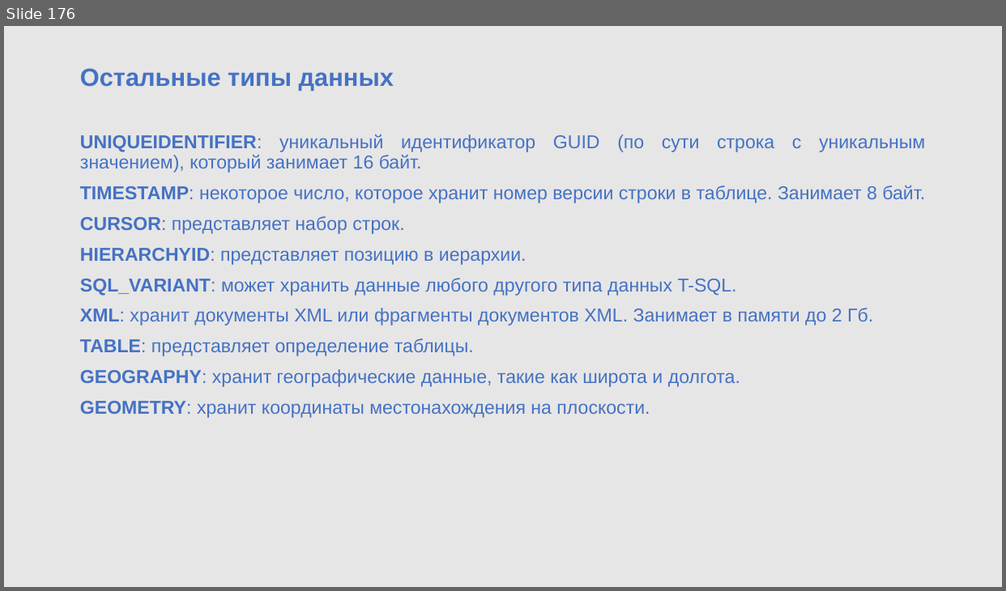
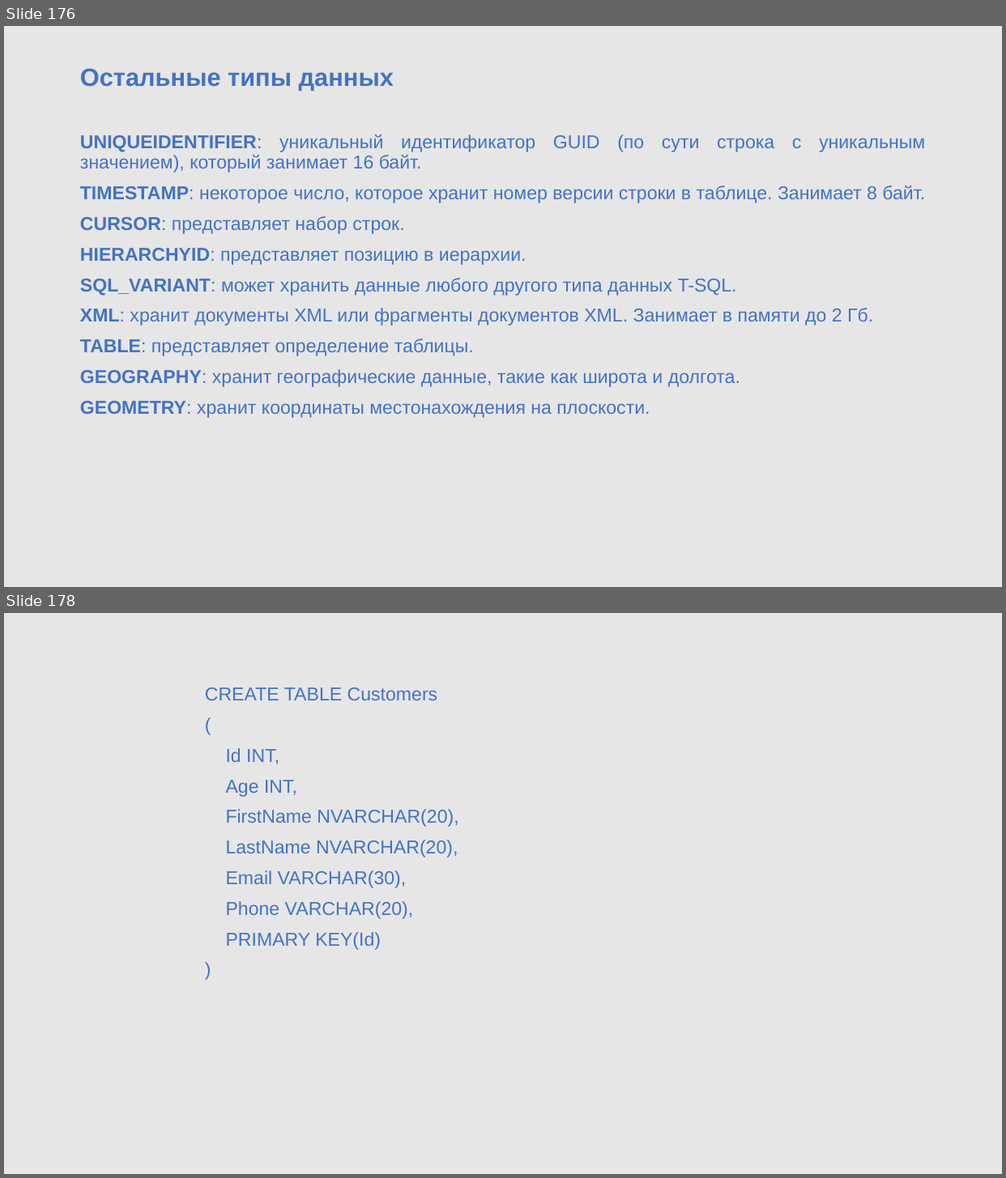
Before and after one commit to sigaleugene/TOP_OPEN, a slide deck: DB1.pptx. Shown one above the other, each under a label of ours: slide 176 before the commit, slides 176 and 178 after it; the slides between them are not shown. The pictures are 1006x591 and 1006x1178 pixels, drawn with LibreOffice and Linux fonts; fonts in the diff are those of the drawing; background and template pictures are left out. Boxes give left, top, right and bottom in pixels: in the first picture for what was removed or moved away, otherwise in the second. Text is boxed around its words. In the diff, an @@ line names an element or a change of style, - is before the commit and + after.

```diff
--- a/DB1.pptx
+++ b/DB1.pptx
@@ slide 178 added at [4,613,1002,1174], background #E7E6E6 @@
@@ text added at [205,688,458,950], 18 pt, text #4472C4 @@
+CREATE TABLE Customers
+(
+Id INT,
+Age INT,
+FirstName NVARCHAR(20),
+LastName NVARCHAR(20),
+Email VARCHAR(30),
+Phone VARCHAR(20),
+PRIMARY KEY(Id)
+)
```
Also in this commit, not shown: 120 other slides added, 3 other files.
